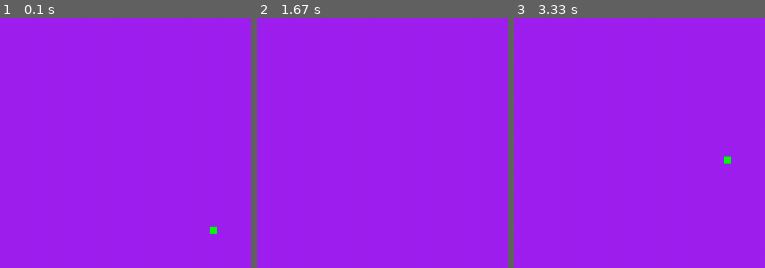
Above: before the commit, frames 1-3 (left to right).
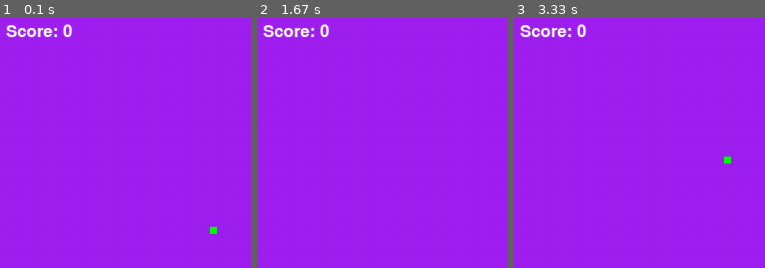
Above: after the commit, the same moments.

Repository: dk-ties/pyGame
Game: pygame game, started from main.py
The game is run twice, just before and just after one commit, with the same random seed, the same clock (stepped at 60 frames per second) and the same inputs.
Inputs:
- Up to frame 1 (0.1 s): no input
- Up to frame 2 (1.67 s): hold D 0.33-0.8 s; hold W 0.83-1.13 s; hold D 1.17-1.63 s
- Up to frame 3 (3.33 s): hold A 1.67-2.2 s; hold S 2.23-2.53 s; hold A 2.57-2.97 s; hold W from 3 s (still down)
The pictures show only the part of the screen within x 0-50%, y 0-50%; the shares and areas given below are measured in that part.

The runs differ from the first frame. In frame 1, 0.7% of the frame differs, in the area x 2-29%, y 2-8%; in frame 2, 0.7%; in frame 3, 0.7%.

Commit message:
Set the score to display on the screen.

Diff:
--- a/main.py
+++ b/main.py
@@ -1,12 +1,14 @@
 # Example file showing a basic pygame "game loop"
 import pygame
 import random
+import os
 
 # pygame setup
 WIDTH = 1280
 HEIGHT = 720
 
 pygame.init()
+pygame.font.init()
 screen = pygame.display.set_mode((WIDTH, HEIGHT))
 clock = pygame.time.Clock()
 running = True
@@ -25,10 +27,14 @@
 COL = BLUE
 SCORE = 0
 
+
 rect_1 = pygame.Rect(x1, y1, TAIL, 10)
+
+
 ost = pygame.Rect(random.randint(0, WIDTH), random.randint(0, HEIGHT), 10, 10)
 
 while running:
+    font = pygame.font.Font(None, 36)
     # poll for events
     # pygame.QUIT event means the user clicked X to close your window
     for event in pygame.event.get():
@@ -59,7 +65,7 @@
         COL = RED
         ost = pygame.Rect(random.randint(0, WIDTH), random.randint(0, HEIGHT), 10, 10)
         TAIL += 10
-        rect_1 = pygame.Rect(x1, y1, TAIL, 10)
+        rect_1.update(x1, y1, TAIL, 10)
         SCORE += 1
         print(f"Yes you hit a Cheese and now have {SCORE} Point. Good Job")
 
@@ -68,6 +74,9 @@
     # RENDER YOUR GAME HERE
     pygame.draw.rect(screen, COL, rect_1)
     pygame.draw.rect(screen, (255, 255, 0), ost)
+    # Draw the score to the screen
+    score_text = font.render(f"Score: {SCORE}", True, (255, 255, 255))
+    screen.blit(score_text, (10, 10))
     # flip() the display to put your work on screen
     pygame.display.flip()
     clock.tick(30)  # limits FPS to 60
